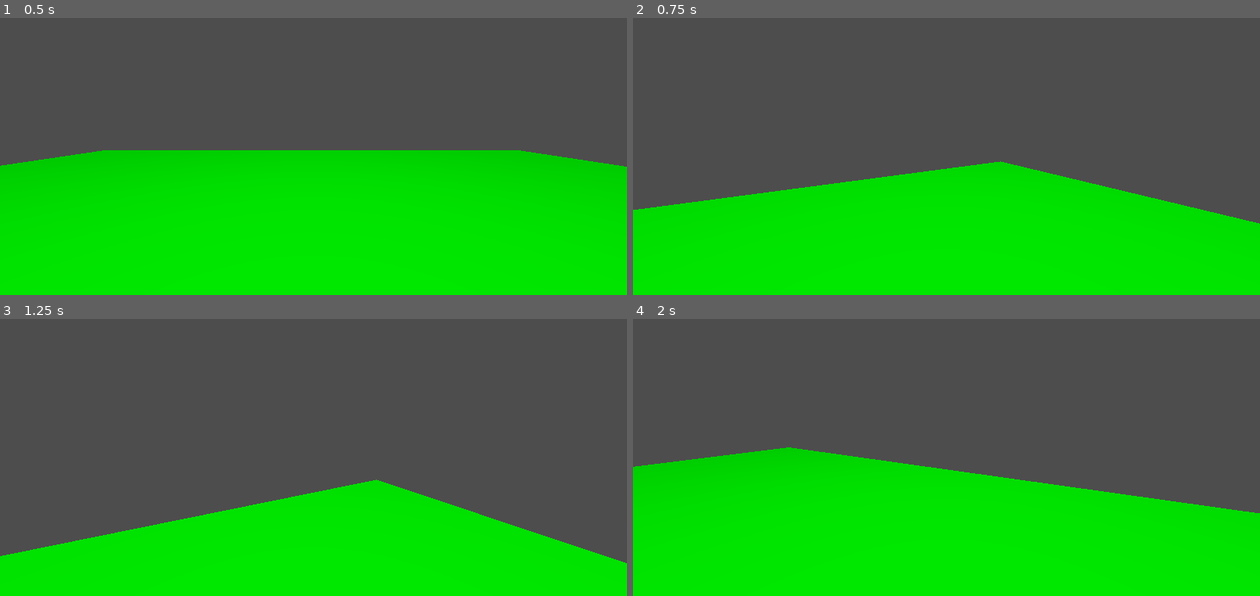
Above: before the commit, frames 1-4 (two rows, left to right).
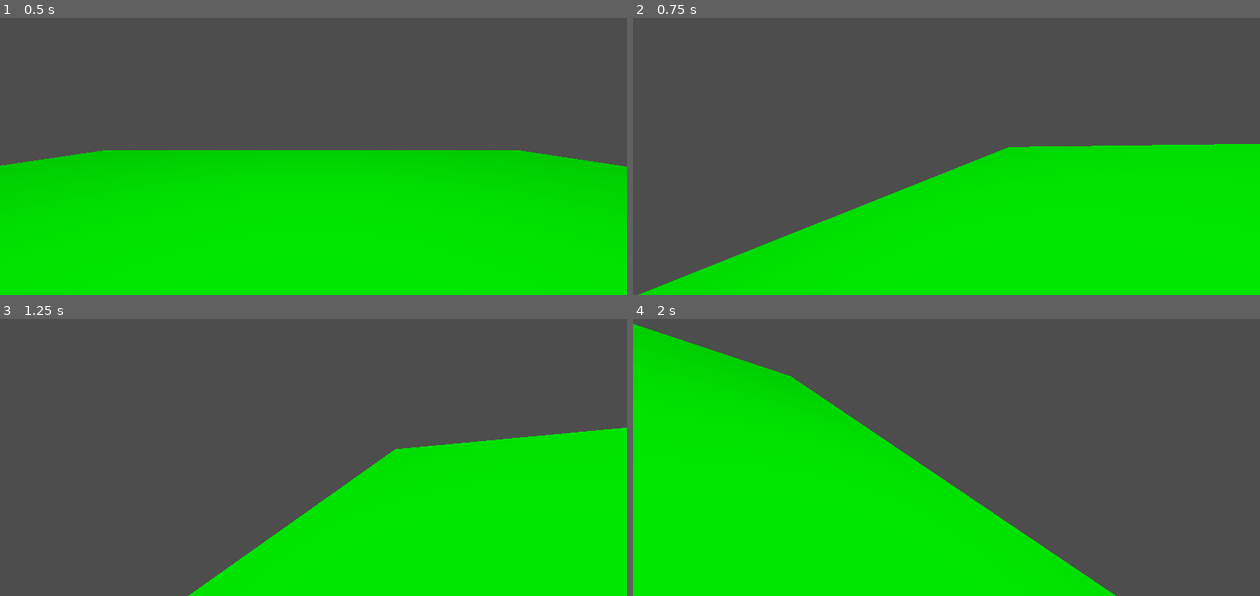
Above: after the commit, the same moments.

Repository: tested69420/fps-game
Game: Godot game, scene res://test world.tscn
Two runs of this game, one before a commit and one after it. Both use one fixed random seed, a clock stepped at 60 frames per second and the inputs below.
Inputs (mouse positions are in pixels of both pictures, inside the frame that each line leads up to):
- Up to frame 1 (0.5 s): no input
- Up to frame 2 (0.75 s): tap Enter (ui_accept) at 0.5 s; move the mouse to (977, 117) at 0.52 s; hold Up (ui_up) from 0.53 s (still down); hold Shift (sprint) from 0.53 s (still down); click (977, 117) at 0.67 s
- Up to frame 3 (1.25 s): keep holding Up (ui_up); keep holding Shift (sprint); tap Enter (ui_accept) at 0.77 s
- Up to frame 4 (2 s): keep holding Up (ui_up); move the mouse to (915, 421) at 1.27 s; release Shift (sprint) at 1.28 s; tap Shift (sprint) at 1.35 s; click (915, 421) at 1.42 s; tap Enter (ui_accept) at 1.52 s

Frame 1 is identical in both runs. In frame 2, 15% of the frame differs, in the area x 0-100%, y 45-100%; in frame 3, 22%; in frame 4, 26%, in the area x 0-100%, y 1-100%.

Commit message:
fixed movement again :)

Diff:
--- a/Movement.gd
+++ b/Movement.gd
@@ -1,11 +1,7 @@
 extends CharacterBody3D
 
-var locked = true
 
-func _ready():
-	Input.set_mouse_mode(Input.MOUSE_MODE_CAPTURED)
-
-const WALK_SPEED = 3.0
+const WALK_SPEED = 4.0
 const SPRINT_SPEED = 7.0
 const JUMP_VELOCITY = 6
 const SENSITIVITY = 0.008
@@ -18,16 +14,23 @@
 var btick = 0
 var xrot = 0
 var MouseX = 0
+const HEAD_TILT = .001
 
 #fov shit
 const BASE_FOV = 80.0
 const FOV_CHANGE = 1.5
+
 
 # Get the gravity from the project settings to be synced with RigidBody nodes.
 var gravity = ProjectSettings.get_setting("physics/3d/default_gravity")
 
 @onready var head = $head
 @onready var camera = $head/camera
+
+var locked = true
+
+func _ready():
+	Input.set_mouse_mode(Input.MOUSE_MODE_CAPTURED)
 
 func _unhandled_input(event):
 
@@ -37,7 +40,6 @@
 			Input.set_mouse_mode(Input.MOUSE_MODE_CAPTURED)
 		else:
 			Input.set_mouse_mode(Input.MOUSE_MODE_VISIBLE)
-
 	if event is InputEventMouseButton:
 		if event.button_index == MOUSE_BUTTON_LEFT:
 			if event.pressed:
@@ -90,6 +92,10 @@
 	var velocity_clamped = clamp(velocity.length(),0.5,SPRINT_SPEED * 2)
 	var target_fov = BASE_FOV + FOV_CHANGE * velocity_clamped
 	camera.fov = lerp(camera.fov,target_fov, delta * 8.0)
+	if direction:
+		camera.rotation.z = lerp(camera.rotation.z,HEAD_TILT * MouseX * speed,delta * 4 )
+	else:
+		camera.rotation.z = 0
 
 
 
Not shown: 1 places in test world.tscn that only renumber resources
